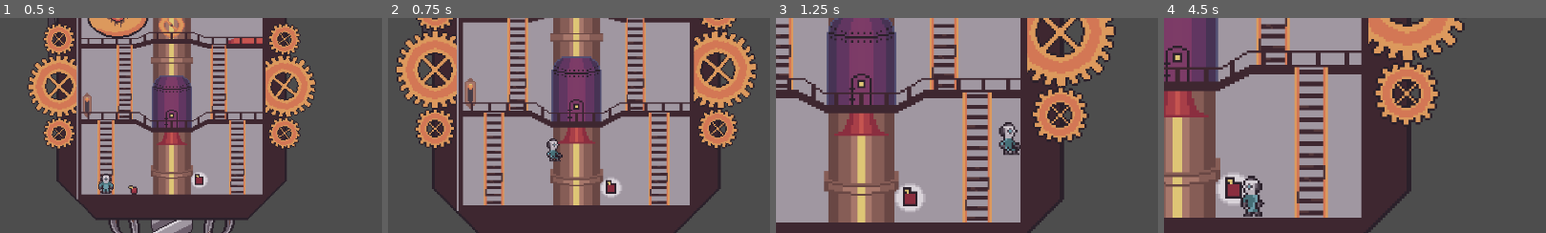
Above: before the commit, frames 1-4 (left to right).
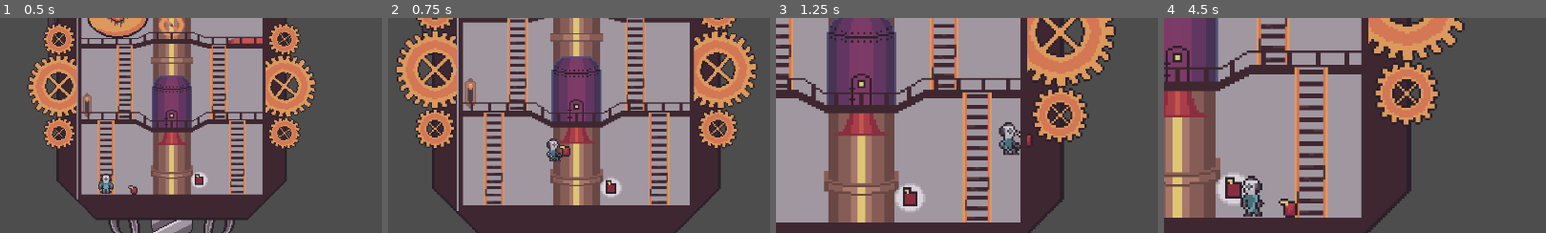
Above: after the commit, the same moments.

Repository: Popcornmotte/elevatorpitch
Game: Godot game, scene res://Scenes/World/test_scenes.tscn
The game is run twice, just before and just after one commit, with the same random seed, the same clock (stepped at 60 frames per second) and the same inputs. This scene is started directly instead of the project's main scene. Sound files missing from this copy of the repository are replaced by a short silence.
Inputs (mouse positions are % of the whole screen's width and height, from its top left):
- Up to frame 1 (0.5 s): no input
- Up to frame 2 (0.75 s): move the mouse to (72, 45) at 0.52 s; hold D (right) from 0.53 s (still down); hold W (up) from 0.53 s (still down); tap E (interact) at 0.6 s
- Up to frame 3 (1.25 s): keep holding D (right); keep holding W (up)
- Up to frame 4 (4.5 s): move the mouse to (30, 55) at 1.27 s; release W (up) at 1.28 s; tap W (up) at 1.35, 1.52, 1.82, 2.3, 3.02, 3.32 s; tap E (interact) at 1.55, 3.05, 3.6, 4.35 s; move the mouse to (60, 28) at 2.02 s; release D (right) at 2.03 s; hold A (left) 2.03-2.78 s; hold Space (Fling) 2.03-2.78 s; move the mouse to (45, 70) at 2.77 s; hold D (right) 2.78-4.28 s; click (45, 70) at 2.85 s; move the mouse to (80, 65) at 3.52 s; hold W (up) 3.53-4.28 s; move the mouse to (20, 35) at 4.27 s; hold A (left) from 4.28 s (still down)
The pictures show only the part of the screen within x 36-86%, y 19-69%; the shares and areas given below are measured in that part.

Frame 1 is identical in both runs. In frame 2, 0.1% of the frame differs, in the area x 44-48%, y 59-65%; in frame 3, less than 0.1%; in frame 4, 0.3%, in the area x 30-35%, y 84-93%.

Commit message:
Fix stuff

Diff:
--- a/Scenes/Objects/fuel.tscn
+++ b/Scenes/Objects/Items/fuel.tscn
@@ -1,7 +1,7 @@
 [gd_scene load_steps=5 format=3 uid="uid://c63a8jhcdui3s"]
 
-[ext_resource type="Script" path="res://Scripts/fuel.gd" id="1_ueekk"]
-[ext_resource type="Texture2D" uid="uid://d4fvj3u3xidli" path="res://Assets/Sprites/InteriorObjects/gas_can.png" id="2_rkycm"]
+[ext_resource type="Script" path="res://Scripts/generic_carryable.gd" id="1_caif4"]
+[ext_resource type="Texture2D" uid="uid://d4fvj3u3xidli" path="res://Assets/Sprites/InteriorObjects/gas_can.png" id="2_ubgkp"]
 
 [sub_resource type="RectangleShape2D" id="RectangleShape2D_a1o2j"]
 size = Vector2(16, 12)
@@ -13,10 +13,10 @@
 z_index = 5
 collision_layer = 128
 collision_mask = 128
-script = ExtResource("1_ueekk")
+script = ExtResource("1_caif4")
 
 [node name="Sprite2D" type="Sprite2D" parent="."]
-texture = ExtResource("2_rkycm")
+texture = ExtResource("2_ubgkp")
 
 [node name="CollisionShape2D" type="CollisionShape2D" parent="."]
 visibility_layer = 0
@@ -31,5 +31,5 @@
 position = Vector2(0, -4)
 shape = SubResource("CircleShape2D_cgooh")
 
-[connection signal="body_entered" from="Area2D" to="." method="_on_area_2d_body_entered"]
-[connection signal="body_exited" from="Area2D" to="." method="_on_area_2d_body_exited"]
+[connection signal="body_entered" from="Area2D" to="." method="onAreaEntered"]
+[connection signal="body_exited" from="Area2D" to="." method="onAreaExit"]
--- a/Scenes/Objects/interior.tscn
+++ b/Scenes/Objects/interior.tscn
@@ -3,9 +3,9 @@
 [ext_resource type="Texture2D" uid="uid://bv7jc1l4hp5c4" path="res://Assets/Sprites/InteriorObjects/background.png" id="2_1uncr"]
 [ext_resource type="Texture2D" uid="uid://bgoggag2fpci6" path="res://Assets/Sprites/InteriorObjects/casing.png" id="3_bossf"]
 [ext_resource type="PackedScene" uid="uid://cbnpyi0uo1evc" path="res://Scenes/Objects/ladder.tscn" id="3_uk7bk"]
+[ext_resource type="PackedScene" uid="uid://c63a8jhcdui3s" path="res://Scenes/Objects/Items/fuel.tscn" id="5_6ulqt"]
 [ext_resource type="Texture2D" uid="uid://dop4ylnwhqvof" path="res://Assets/Sprites/InteriorObjects/floor.png" id="5_wfh41"]
 [ext_resource type="PackedScene" uid="uid://bkgkwoq7n22lu" path="res://Scenes/Objects/drop_zone.tscn" id="7_bsp3f"]
-[ext_resource type="PackedScene" uid="uid://c63a8jhcdui3s" path="res://Scenes/Objects/fuel.tscn" id="7_p0a0g"]
 [ext_resource type="PackedScene" uid="uid://d4md5bf5sqqwi" path="res://Scenes/Objects/engine_button.tscn" id="8_5pu4c"]
 [ext_resource type="PackedScene" uid="uid://dytc0ic6y3uun" path="res://Scenes/Objects/arm_station.tscn" id="9_lvdt6"]
 [ext_resource type="PackedScene" uid="uid://c30yxwkogsbvo" path="res://Scenes/Objects/brake.tscn" id="11_ga7e1"]
@@ -255,7 +255,7 @@
 [node name="DropZoneRight" parent="." instance=ExtResource("7_bsp3f")]
 position = Vector2(63, -39)
 
-[node name="Fuel" parent="." instance=ExtResource("7_p0a0g")]
+[node name="Fuel" parent="." instance=ExtResource("5_6ulqt")]
 position = Vector2(-33, 68)
 
 [node name="ArmStation" parent="." instance=ExtResource("9_lvdt6")]
--- a/Scripts/Global.gd
+++ b/Scripts/Global.gd
@@ -5,6 +5,8 @@
 
 #the elevator will assign itself to this variable
 var elevator : Node2D
+#the player will assign itself to this as well
+var player : Node2D
 #current Level Scene. since it is different than root
 var level
 
--- a/Scripts/fuel.gd
+++ /dev/null
@@ -1,12 +0,0 @@
-extends "res://Scripts/generic_interactable.gd"
-
-var connected=false
-var dropZone=false
-# Called when the node enters the scene tree for the first time.
-func _ready():
-	pass # Replace with function body.
-
-
-func interact():
-	if player.pick_up_object(Item.TYPE.Fuel):# only destroy object if successfully picked up by player
-		queue_free()
--- a/Scripts/fuel_button.gd
+++ b/Scripts/fuel_button.gd
@@ -1,7 +1,7 @@
 extends "res://Scripts/generic_interactable.gd"
 
 
-const FUEL=preload("res://Scenes/Objects/fuel.tscn")
+const FUEL=preload("res://Scenes/Objects/Items/fuel.tscn")
 @onready var funnel=get_node("../DropFunnel")
 @onready var dropPosition=funnel.position+Vector2(-25,-40)
 
--- /dev/null
+++ b/Scripts/generic_carryable.gd
@@ -0,0 +1,14 @@
+extends Node
+
+@export var type : Item.TYPE
+
+func onAreaEntered(body):
+	if body.name == "player":
+		Global.player.add_carryable(self)
+
+func onAreaExit(body):
+	if body.name == "player":
+		Global.player.remove_carryable(self)
+
+func getType():
+	return type
--- a/Scripts/item.gd
+++ b/Scripts/item.gd
@@ -12,14 +12,13 @@
 		TYPE.Cargo:
 			objectPath = "res://Scenes/Objects/Items/crate.tscn"
 		TYPE.Fuel:
-			pass
+			objectPath = "res://Scenes/Objects/Items/fuel.tscn"
 		TYPE.Ammo:
 			pass
 		TYPE.Scrap:
 			pass
 		TYPE.Luggage:
 			pass
-
 
 func checkType(checkedType : TYPE) -> bool:
 	return (type == checkedType)
--- a/Scripts/player.gd
+++ b/Scripts/player.gd
@@ -1,5 +1,5 @@
 extends CharacterBody2D
-const FUEL=preload("res://Scenes/Objects/fuel.tscn")
+const FUEL=preload("res://Scenes/Objects/Items/fuel.tscn")
 
 @export var speed = 200.0
 @export var climbSpeed=100.0
@@ -12,6 +12,7 @@
 @onready var fuelSprite=get_node("FuelSprite")
 @onready var scrapSprite=get_node("ScrapSprite")
 
+var carryables : Array[Node2D]
 var carrying=false
 var carryPos=Vector2(8,1)
 var controlPlayer=true # the player is controllable when the arms are not, get this information from the elevator if it exists
@@ -20,6 +21,7 @@
 var gravity = ProjectSettings.get_setting("physics/2d/default_gravity")
 
 func _ready():
+	Global.player = self
 	$PlayerCam.zoomIn(startZoomedIn)
 
 func flip_animation(direction):
@@ -42,17 +44,26 @@
 		if c.get_collider() is RigidBody2D:
 			c.get_collider().apply_central_impulse(-c.get_normal()*pushForce)
 
-func pick_up_object(typeArg : Item.TYPE):
+func add_carryable(thing):
+	carryables.push_back(thing)
+
+func remove_carryable(thing):
+	carryables.erase(thing)
+
+func pick_up_object():
 	if carrying:#in case the player is already holding something, nothing else should be picked up
 		return false
+	var thing = carryables.pop_back()
+	var typeArg = thing.getType()
 	if typeArg==Item.TYPE.Fuel:
-		print("turn on sprite")
+		#print("turn on sprite")
 		fuelSprite.visible=true
 		carryType=Item.TYPE.Fuel
 	if typeArg==Item.TYPE.Scrap:
 		scrapSprite.visible=true
 		carryType=Item.TYPE.Scrap
 	carrying=true
+	thing.queue_free()
 	return true
 
 func drop_object():
@@ -60,9 +71,8 @@
 		fuelSprite.visible=false
 		carrying=false
 		var loadedFuel=FUEL.instantiate()
-		loadedFuel.position=fuelSprite.get_global_position()
-		print("drop object")
 		get_parent().add_child(loadedFuel)
+		loadedFuel.global_position=fuelSprite.get_global_position()
 
 
 func move(direction):
@@ -77,7 +87,6 @@
 		if is_on_floor():
 			sprite.play("idle")
 		velocity.x = move_toward(velocity.x, 0, speed)
-
 
 
 func fall(direction,delta):
@@ -102,8 +111,11 @@
 			scrapSprite.visible=false
 
 func _process(delta):
-	if  carrying and Input.is_action_just_pressed("interact"):
-		drop_object()
+	if Input.is_action_just_pressed("interact"):
+		if carrying:
+			drop_object()
+		elif carryables.size() > 0:
+			pick_up_object()
 
 func _physics_process(delta):
 	if Global.elevator:
